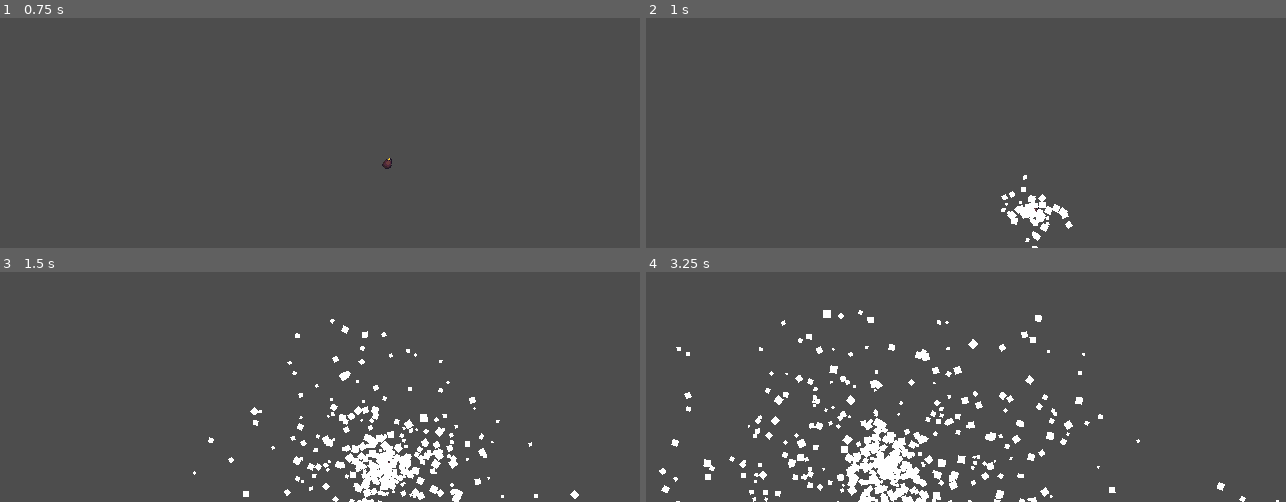
Above: before the commit, frames 1-4 (two rows, left to right).
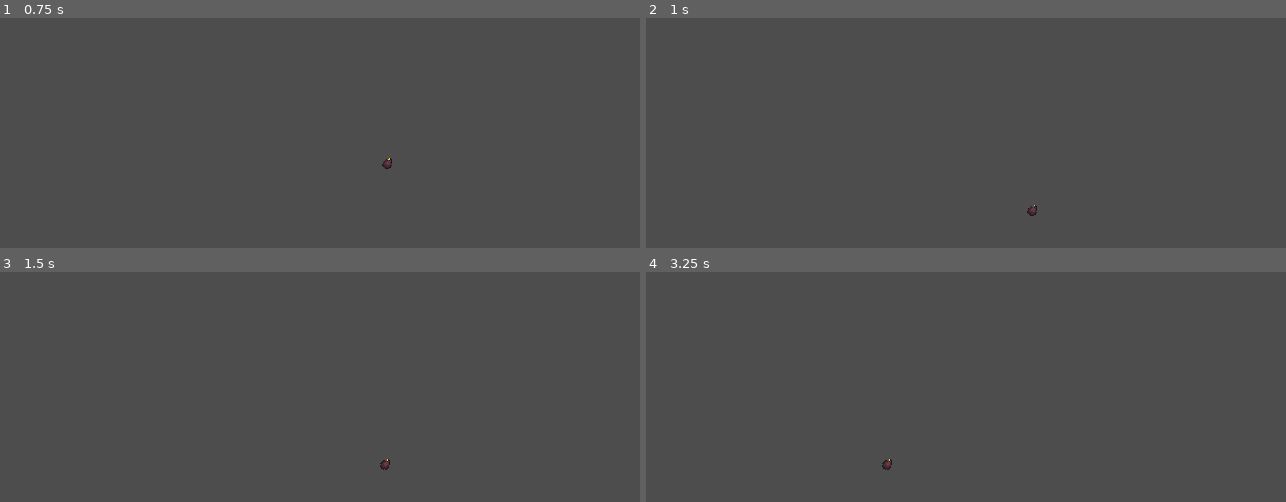
Above: after the commit, the same moments.

Repository: codingbanana21/Snail-Wars
Game: Godot game, scene res://projectiles/bomb.tscn
The game is run twice, just before and just after one commit, with the same random seed, the same clock (stepped at 60 frames per second) and the same inputs. This scene is started directly instead of the project's main scene.
Inputs (mouse positions are in pixels of both pictures, inside the frame that each line leads up to):
- Up to frame 1 (0.75 s): tap Enter (skip) at 0.5 s; move the mouse to (460, 50) at 0.52 s; press the mouse at (460, 50) at 0.53 s; hold D (right) from 0.53 s (still down)
- Up to frame 2 (1 s): keep holding D (right); tap W (jump) at 0.77 s
- Up to frame 3 (1.5 s): keep holding D (right); move the mouse to (192, 341) at 1.27 s; release the mouse at (192, 341) at 1.28 s; tap Mouse wheel down (last_weapon) at 1.35 s
- Up to frame 4 (3.25 s): tap W (jump) at 1.52, 3.02 s; move the mouse to (outside the picture) at 2.02 s; release D (right) at 2.03 s; hold A (left) 2.03-2.78 s; tap Mouse wheel up (next_weapon) at 2.1 s; move the mouse to (934, 393) at 2.77 s; hold D (right) from 2.78 s (still down); click (934, 393) at 2.85 s

Frame 1 is identical in both runs. In frame 2, 0.7% of the frame differs, in the area x 55-67%, y 68-100%; in frame 3, 3.8%; in frame 4, 5.9%, in the area x 2-99%, y 16-100%.
Error before the commit: Invalid call. Nonexistent function 'shot_projectile' in base 'Window'. (res://scripts/projectile.gd:84)
Error after the commit: Trying to assign value of type 'Window' to a variable of type 'player.gd'. (res://scripts/projectile.gd:23)

Commit message:
Added new sounds

Diff:
--- a/projectiles/bomb.tscn
+++ b/projectiles/bomb.tscn
@@ -9,7 +9,7 @@
 [node name="Bomb" unique_id=791496552 instance=ExtResource("1_8u238")]
 damage = 12
 size = 5
-knockback = 200
+knockback = 600
 projectile_hp = 5
 spawn = true
 
--- a/projectiles/drill.tscn
+++ b/projectiles/drill.tscn
@@ -4,9 +4,9 @@
 [ext_resource type="Texture2D" uid="uid://x4hcewvk3glh" path="res://assets/images/drill.png" id="2_tpgjy"]
 
 [node name="Drill" unique_id=152536886 instance=ExtResource("1_d7knd")]
-damage = 15.0
+damage = 10
 size = 6
-knockback = 200
+knockback = 600
 gravity = 300
 projectile_hp = 7
 hit_stun_time = 0.15
--- a/projectiles/drill_strike.tscn
+++ b/projectiles/drill_strike.tscn
@@ -6,12 +6,12 @@
 [node name="DrillStrike" unique_id=791496552 instance=ExtResource("1_qlak5")]
 damage = 10.0
 size = 6
-knockback = 200
+knockback = 600
 gravity = 300
 projectile_hp = 7
+hit_stun_time = 0.15
 timer = 5.0
 spawn_at_mouse = true
-hit_stun_time = 0.15
 
 [node name="Image" parent="." index="0" unique_id=2045045234]
 texture = ExtResource("2_u8o3f")
--- a/projectiles/fragment.tscn
+++ b/projectiles/fragment.tscn
@@ -10,11 +10,11 @@
 scale = Vector2(0.5, 0.5)
 damage = 4.0
 size = 4
-knockback = 200
+knockback = 600
 speed = 0.0
 projectile_hp = 5
+hit_stun_time = 0.05
 not_players = true
-hit_stun_time = 0.05
 
 [node name="Image" parent="." index="0" unique_id=2045045234]
 texture = ExtResource("2_h2h75")
--- a/scenes/player.tscn
+++ b/scenes/player.tscn
@@ -7,7 +7,9 @@
 [ext_resource type="AudioStream" uid="uid://bh853f128q8t7" path="res://assets/sounds/ooff1.mp3" id="6_fjrip"]
 [ext_resource type="Texture2D" uid="uid://bekdgnnikk6tf" path="res://assets/images/shot.png" id="6_tuyoq"]
 [ext_resource type="AudioStream" uid="uid://dga6pd2qr6mhc" path="res://assets/sounds/looser.mp3" id="7_fjrip"]
+[ext_resource type="AudioStream" uid="uid://jugofiux0t1q" path="res://assets/sounds/ooff2.mp3" id="7_y4r1p"]
 [ext_resource type="AudioStream" uid="uid://dov8abymctmg1" path="res://assets/sounds/impressive1.mp3" id="8_smehm"]
+[ext_resource type="AudioStream" uid="uid://ca6ny0aoftjrj" path="res://assets/sounds/bang_01.ogg" id="9_ur7pv"]
 
 [sub_resource type="RectangleShape2D" id="RectangleShape2D_fjrip"]
 size = Vector2(18, 16)
@@ -70,17 +72,25 @@
 
 [node name="Ooff" type="AudioStreamPlayer" parent="." unique_id=523737660]
 stream = ExtResource("6_fjrip")
+volume_db = 5.0
 pitch_scale = 1.7
+
+[node name="Ooff2" type="AudioStreamPlayer" parent="." unique_id=1652067544]
+stream = ExtResource("7_y4r1p")
+pitch_scale = 1.8
 
 [node name="Looser" type="AudioStreamPlayer" parent="." unique_id=167378126]
 stream = ExtResource("7_fjrip")
-volume_db = 10.0
+volume_db = 15.0
 pitch_scale = 1.7
 
 [node name="Impressive" type="AudioStreamPlayer" parent="." unique_id=253486996]
 stream = ExtResource("8_smehm")
-volume_db = 10.0
+volume_db = 15.0
 pitch_scale = 1.6
+
+[node name="Bomb" type="AudioStreamPlayer" parent="." unique_id=669141404]
+stream = ExtResource("9_ur7pv")
 
 [node name="NextPlayerTimer" type="Timer" parent="." unique_id=968713583]
 wait_time = 3.0
--- a/scripts/player.gd
+++ b/scripts/player.gd
@@ -8,8 +8,10 @@
 @onready var shot_bar: TextureProgressBar = $ShotBar
 @onready var arrow: Sprite2D = $Arrow
 @onready var ooff: AudioStreamPlayer = $Ooff
+@onready var ooff_2: AudioStreamPlayer = $Ooff2
 @onready var looser: AudioStreamPlayer = $Looser
 @onready var impressive: AudioStreamPlayer = $Impressive
+@onready var bomb: AudioStreamPlayer = $Bomb
 @onready var next_player_timer: Timer = $NextPlayerTimer
 
 @export var player_number: int = 0
@@ -151,7 +153,10 @@
 	elif player_turn_part != 0:
 		looser.play()
 	else:
-		ooff.play()
+		if randf() >= 0.8:
+			ooff.play()
+		else:
+			ooff_2.play()
 
 	if player_turn_part != 0:
 		player_turn_part = 4
--- a/scripts/projectile.gd
+++ b/scripts/projectile.gd
@@ -19,6 +19,8 @@
 @export var not_players: bool = false
 @export var spawn: bool = false
 @export var spawn_type: String = "fragment"
+
+@onready var parent: Player = get_parent()
 
 
 func _ready() -> void:
@@ -69,6 +71,7 @@
 
 func explode(end_explode: bool = false):
 	projectile_hp -= 1
+	parent.bomb.play()
 	Mouse.shake(damage / 5.0)
 
 	if hit_stun_time > 0:
@@ -78,10 +81,10 @@
 	hit_particle.global_position = global_position
 	hit_particle.emitting = true
 	hit_particle.amount = clampi(int(damage), 1, 200)
-	get_parent().add_child(hit_particle)
+	parent.add_child(hit_particle)
 
 	if spawn:
-		get_parent().shot_projectile("res://projectiles/"+spawn_type+".tscn", global_position)
+		parent.shot_projectile("res://projectiles/"+spawn_type+".tscn", global_position)
 
 	if projectile_hp == 0 or end_explode:
 		end_explode = true
@@ -89,9 +92,9 @@
 
 		if !not_players:
 			set_physics_process(false)
-			get_parent().next_player_timer.start()
-			get_parent().player_turn_part = 3
-			Mouse.global_position = get_parent().global_position
+			parent.next_player_timer.start()
+			parent.player_turn_part = 3
+			Mouse.global_position = parent.global_position
 
 	# destroy map
 	get_tree().current_scene.explode_tile(global_position, size)
Not shown, added: assets/sounds/bang_01.ogg.import
Not shown, added: assets/sounds/bang_07.ogg.import
Not shown, added: assets/sounds/cannon_03.ogg.import
Not shown, added: assets/sounds/ooff2.mp3.import
Not shown, changed: README.md
Not shown, added: assets/sounds/bang_01.ogg
Not shown, added: assets/sounds/bang_07.ogg
Not shown, added: assets/sounds/cannon_03.ogg
Not shown, added: assets/sounds/ooff2.mp3
